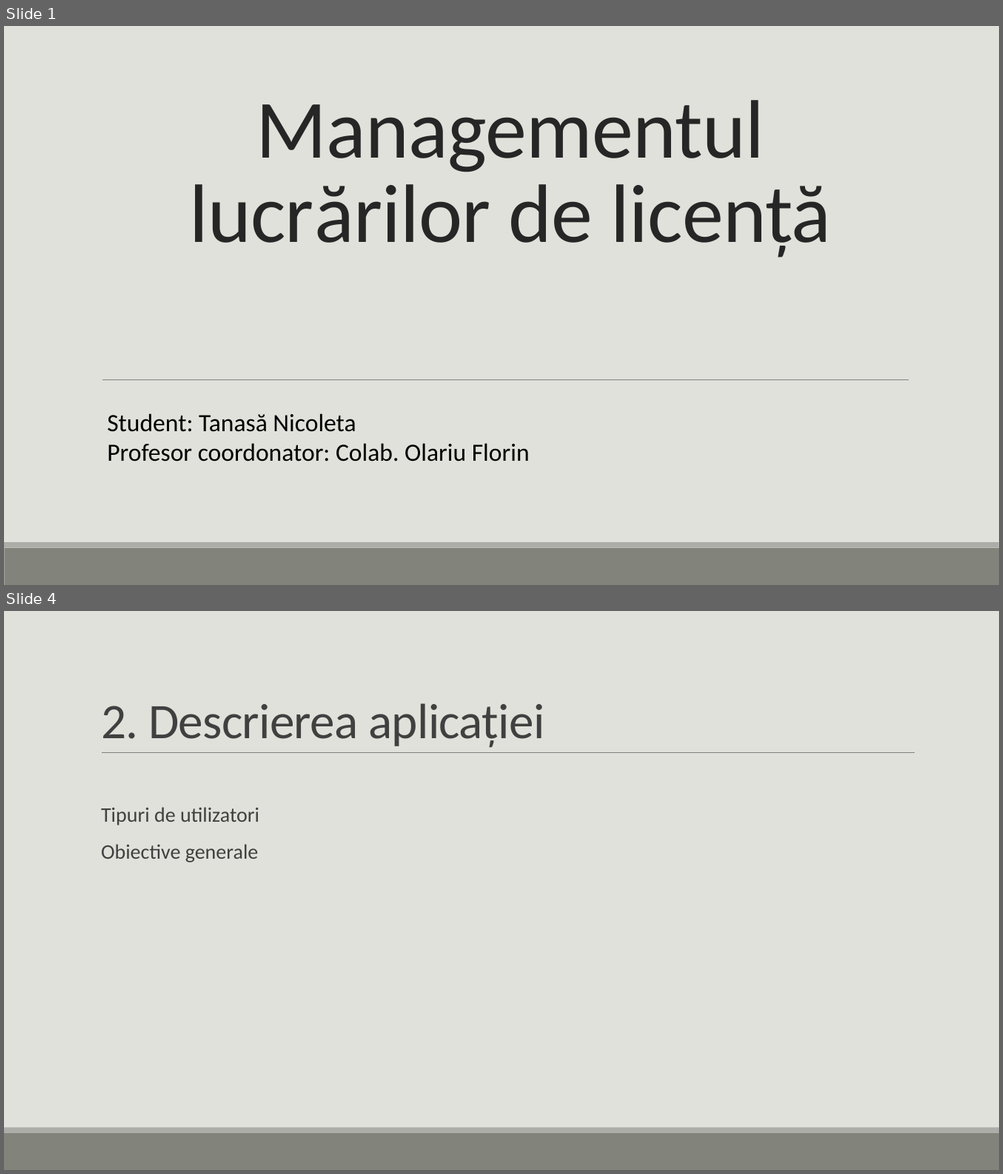
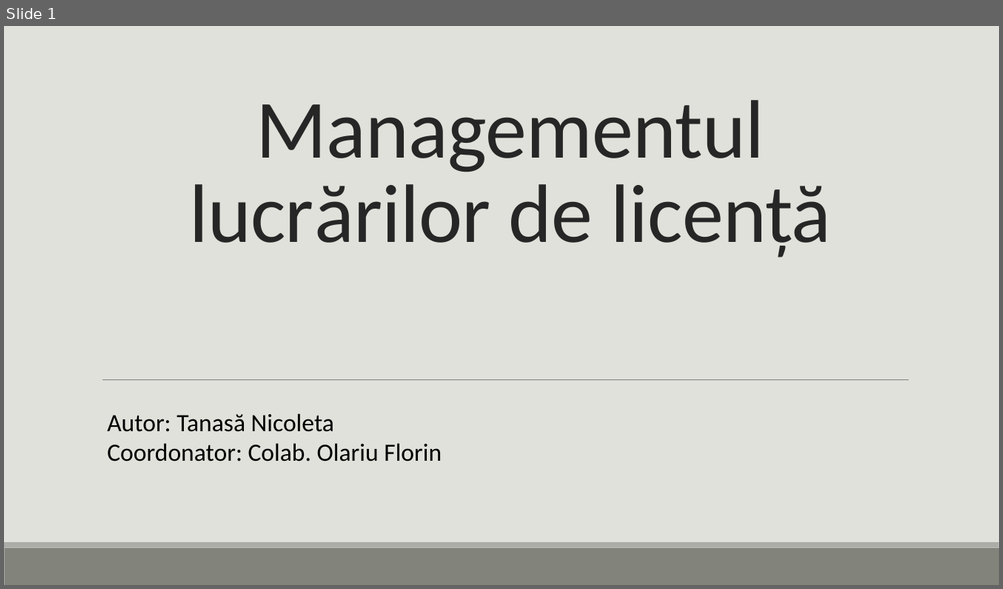
Before and after one commit to Tanasa-Nicoleta/bachelorManagement, a slide deck: Documents/ppt and video/Bachelor Degree Management.pptx. Shown one above the other, each under a label of ours: slides 1 and 4 before the commit, slide 1 after it; the slides between them are not shown. The pictures are 1003x1174 and 1003x589 pixels, drawn with LibreOffice and Linux fonts; fonts in the diff are those of the drawing. Boxes give left, top, right and bottom in pixels: in the first picture for what was removed or moved away, otherwise in the second. Text is boxed around its words. In the diff, an @@ line names an element or a change of style, - is before the commit and + after.

```diff
--- a/Documents/ppt and video/Bachelor Degree Management.pptx
+++ b/Documents/ppt and video/Bachelor Degree Management.pptx
@@ slide 4 removed at bbox=[4, 611, 999, 1170], background #E1E1DB; not listed: 2 template elements that a slide beside it also shows @@
@@ title removed at bbox=[101, 703, 544, 748] @@
-2. Descrierea aplicației
@@ line removed from (102, 753) to (915, 753) @@
@@ text removed at bbox=[101, 807, 259, 863] @@
-  Tipuri de utilizatori
-  Obiective generale
@@ slide 1 changed as well @@
@@ text at bbox=[107, 414, 441, 462]: text changed @@
-Student: Tanasă Nicoleta
-Profesor coordonator: Colab. Olariu Florin
+Autor: Tanasă Nicoleta
+Coordonator: Colab. Olariu Florin
```
Also in this commit, not shown: 3 other slides changed, 2 slides added, 5 other slides removed, 23 other files.
